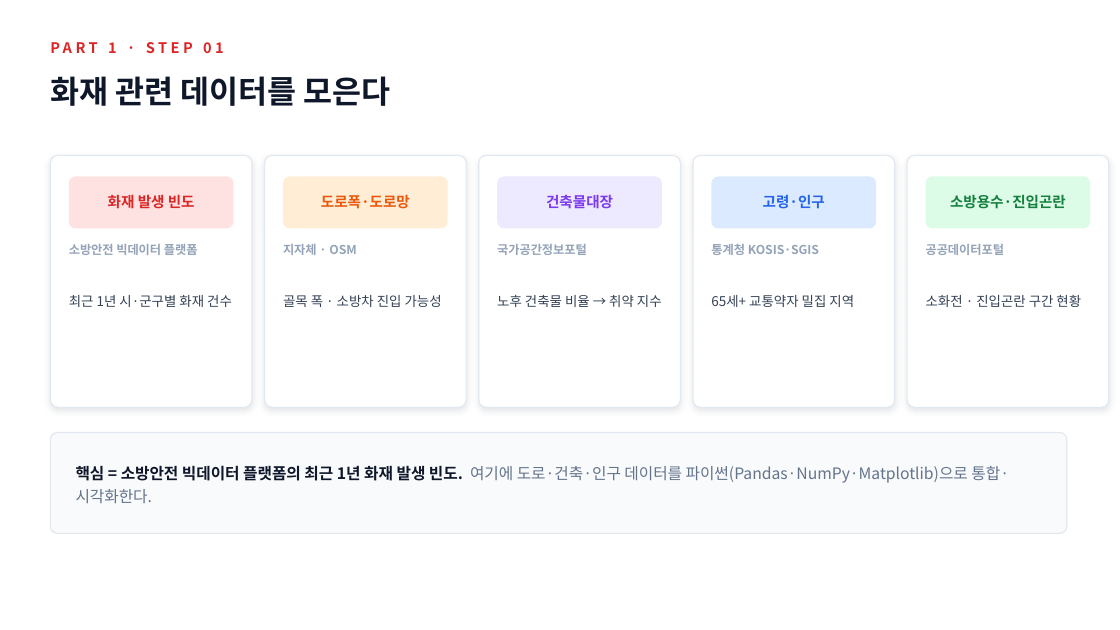
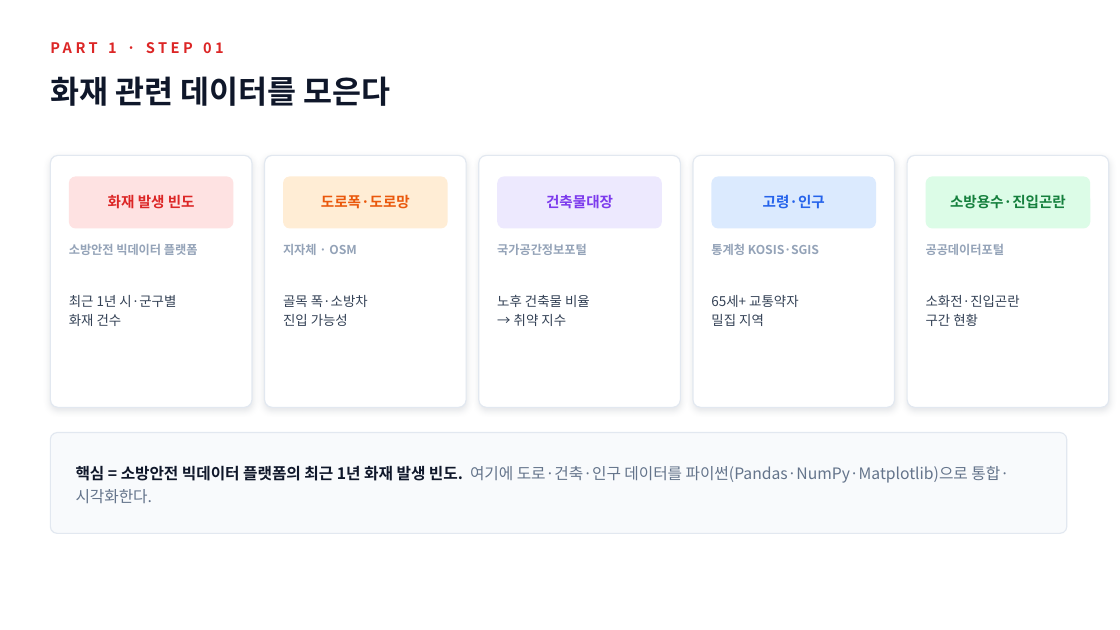
Before and after one commit to bdsm135790-png/noh, a slide deck: slide 3 of presentation/화재빅데이터_드론배치_분석리포트.pptx. Drawn at 1120x630 pixels with LibreOffice and Linux fonts; fonts in the diff are those of the drawing. Boxes give left, top, right and bottom in pixels: in the first picture for what was removed or moved away, otherwise in the second. Text is boxed around its words. In the diff, an @@ line names an element or a change of style, - is before the commit and + after.

```diff
--- a/presentation/화재빅데이터_드론배치_분석리포트.pptx
+++ b/presentation/화재빅데이터_드론배치_분석리포트.pptx
@@ text at <box>69,295,176,326</box>: text changed @@
-최근 1년 시·군구별 화재 건수
+최근 1년 시·군구별
+화재 건수
@@ text at <box>283,295,368,326</box>: text changed @@
-골목 폭 · 소방차 진입 가능성
+골목 폭·소방차
+진입 가능성
@@ text at <box>497,295,590,326</box>: text changed @@
-노후 건축물 비율 → 취약 지수
+노후 건축물 비율
+→ 취약 지수
@@ text at <box>711,295,798,326</box>: text changed @@
-65세+ 교통약자 밀집 지역
+65세+ 교통약자
+밀집 지역
@@ text at <box>926,295,1020,326</box>: text changed @@
-소화전 · 진입곤란 구간 현황
+소화전·진입곤란
+구간 현황
```
Also in this commit, not shown: 6 other slides changed, 1 other file.
